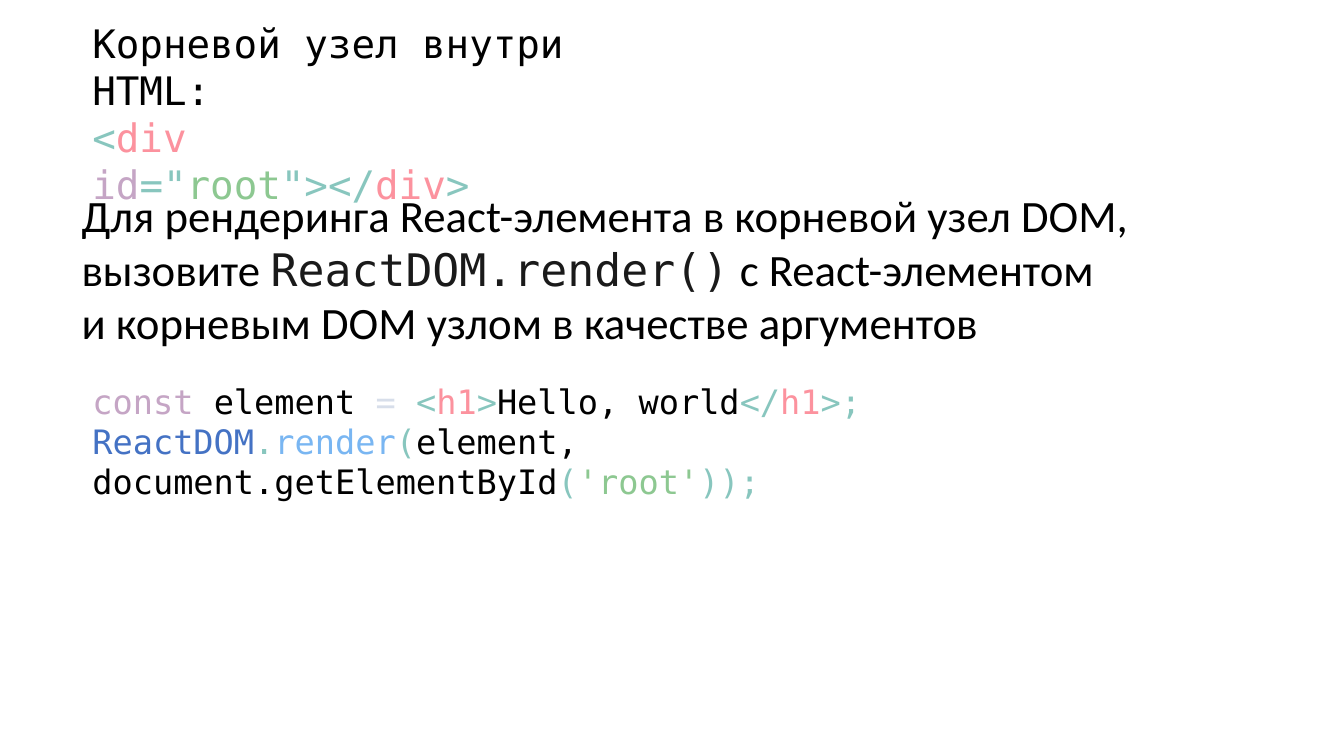
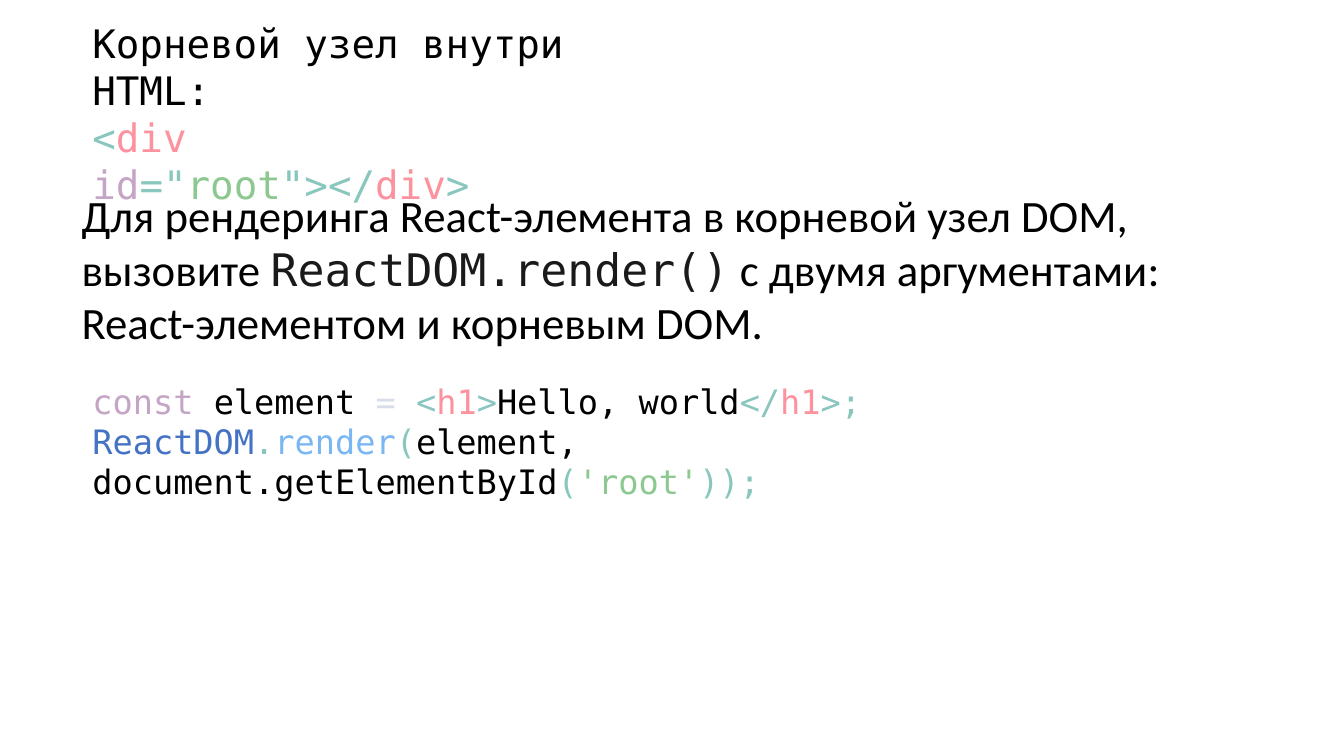
Before and after one commit to spiderpoul/react-redux-hooks, a slide deck: slide 2 of React.pptx (slide 1 before the commit). Drawn at 1344x756 pixels with LibreOffice and Linux fonts; fonts in the diff are those of the drawing. Boxes give left, top, right and bottom in pixels: in the first picture for what was removed or moved away, otherwise in the second. Text is boxed around its words. In the diff, an @@ line names an element or a change of style, - is before the commit and + after.

```diff
--- a/React.pptx
+++ b/React.pptx
@@ text at box(82, 195, 1160, 347): text changed @@
-Для рендеринга React-элемента в корневой узел DOM, вызовите ReactDOM.render() с React-элементом и корневым DOM узлом в качестве аргументов
+Для рендеринга React-элемента в корневой узел DOM, вызовите ReactDOM.render() c двумя аргументами:
+React-элементом и корневым DOM.
```
Also in this commit, not shown: 1 other slide changed, 5 slides added, 9 other files.
